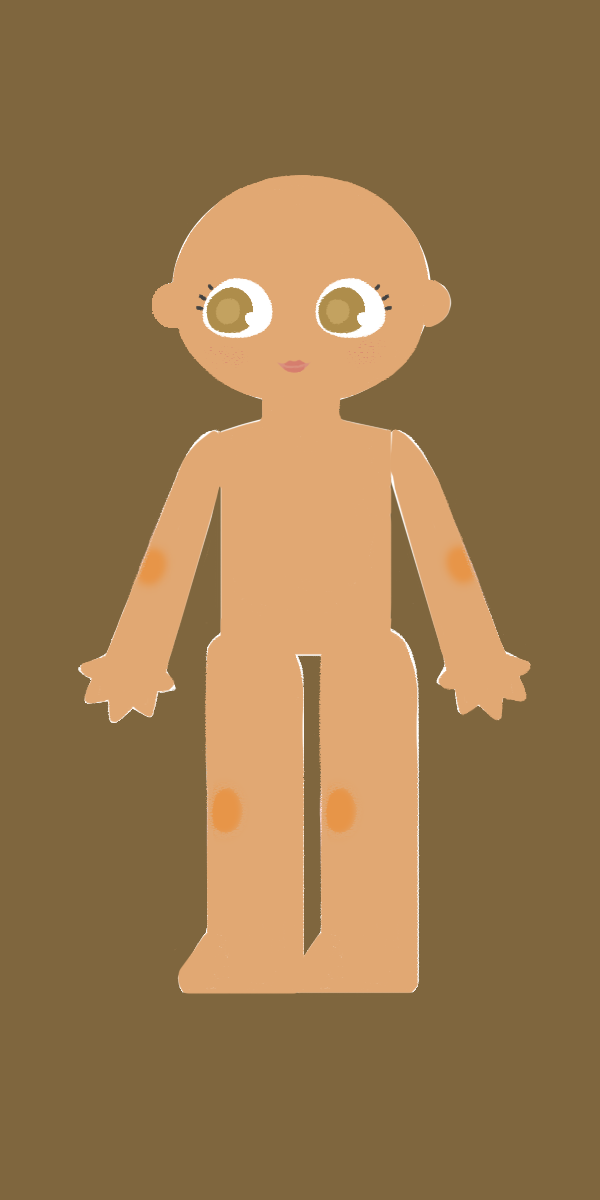
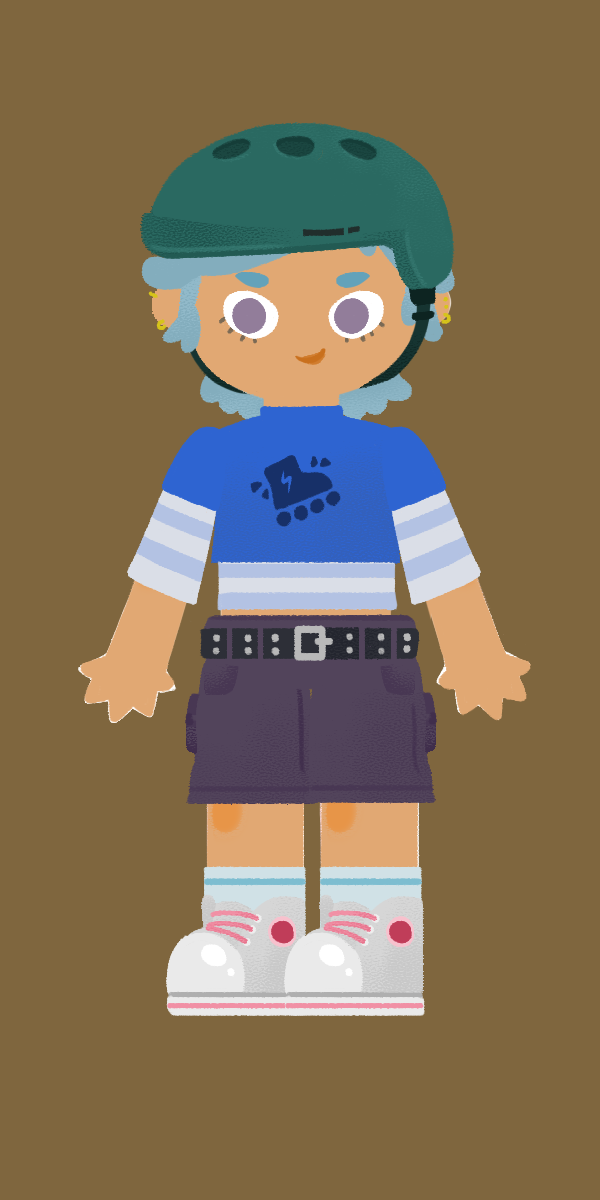
Layers edited between the first and the second 600px x 1200px image:
hid group "Pixie Fashion Fits" (19 layers) over 135, 401, 476, 902
showed group "Rex" (15 layers) over 127, 122, 481, 1016
showed "Helmet", painted on it over 140, 122, 455, 395
hid group "Daisy (Ricki's GF)" (9 layers) over 156, 140, 465, 1016
painted on "R_Arm" (1st of 2, in "Base - Tester") over 421, 592, 431, 621
